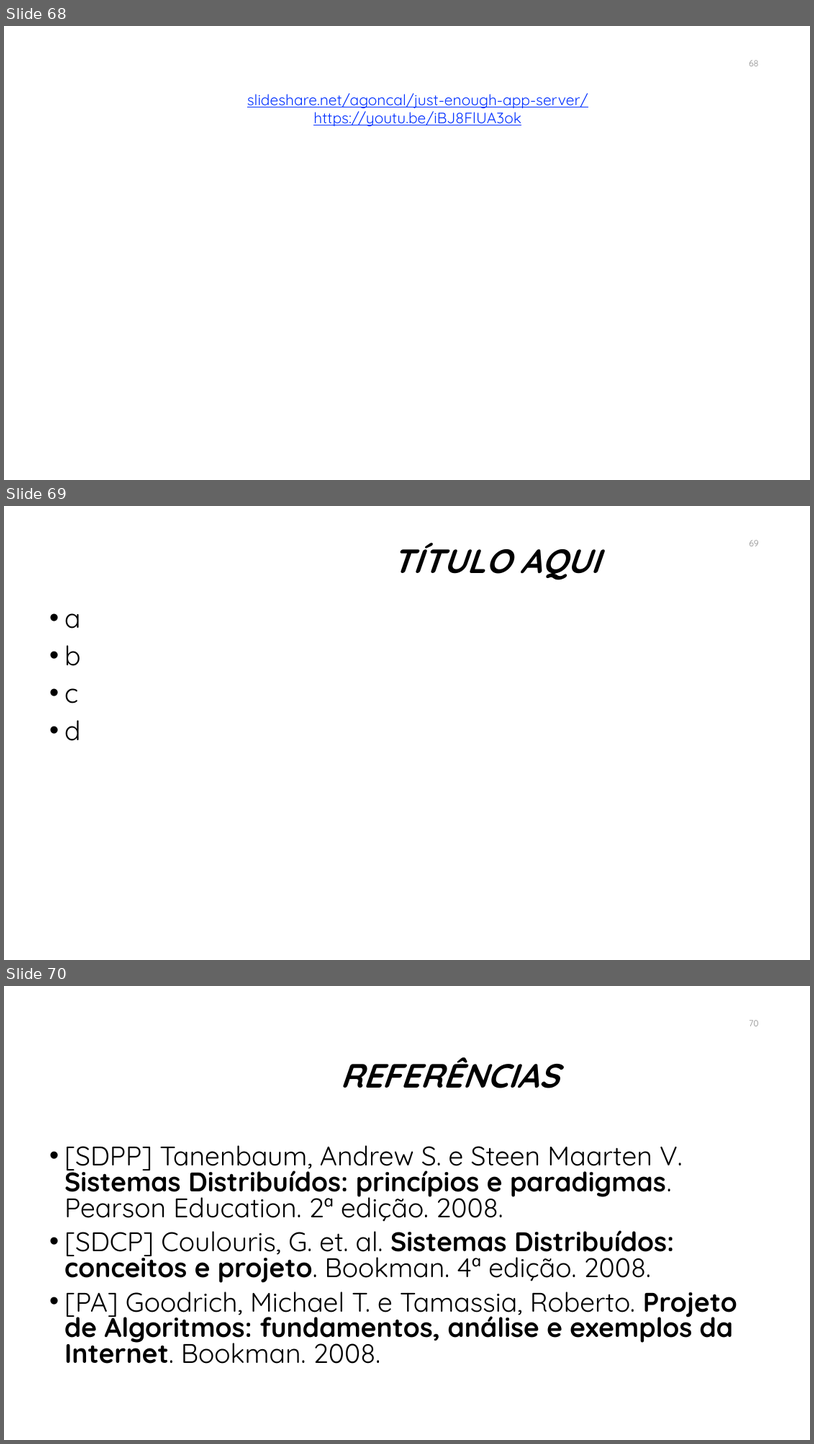
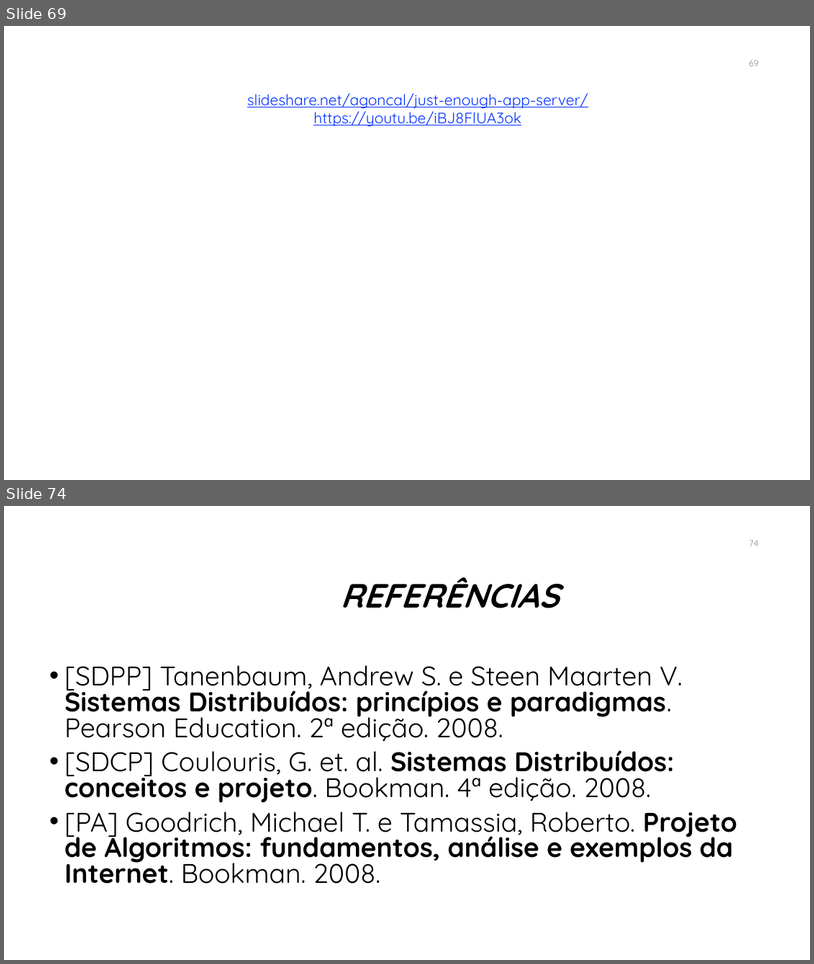
Before and after one commit to manoelcampos/sistemas-distribuidos, a slide deck: introducao-sd.pptx. Shown one above the other, each under a label of ours: slides 68, 69 and 70 before the commit, slides 69 and 74 after it; the slides between them are not shown. The pictures are 814x1444 and 814x964 pixels, drawn with LibreOffice and Linux fonts; fonts in the diff are those of the drawing; background and template pictures are left out. Boxes give left, top, right and bottom in pixels: in the first picture for what was removed or moved away, otherwise in the second. Text is boxed around its words. In the diff, an @@ line names an element or a change of style, - is before the commit and + after.

```diff
--- a/introducao-sd.pptx
+++ b/introducao-sd.pptx
@@ slide 69 removed at box(4, 506, 810, 960), background #FFFFFF @@
@@ title removed at box(392, 543, 600, 580) @@
-TÍTULO AQUI
@@ page number removed at box(749, 540, 759, 546) @@
-69
@@ text removed at box(64, 613, 80, 741) @@
-• a
-• b
-• c
-• d
@@ what was slide 68 is now slide 69 @@
@@ what was slide 70 is now slide 74 @@
@@ page number at box(749, 540, 759, 546): text changed @@
-70
+74
```
Also in this commit, not shown: 9 slides changed, 5 slides added, 3 other files.
